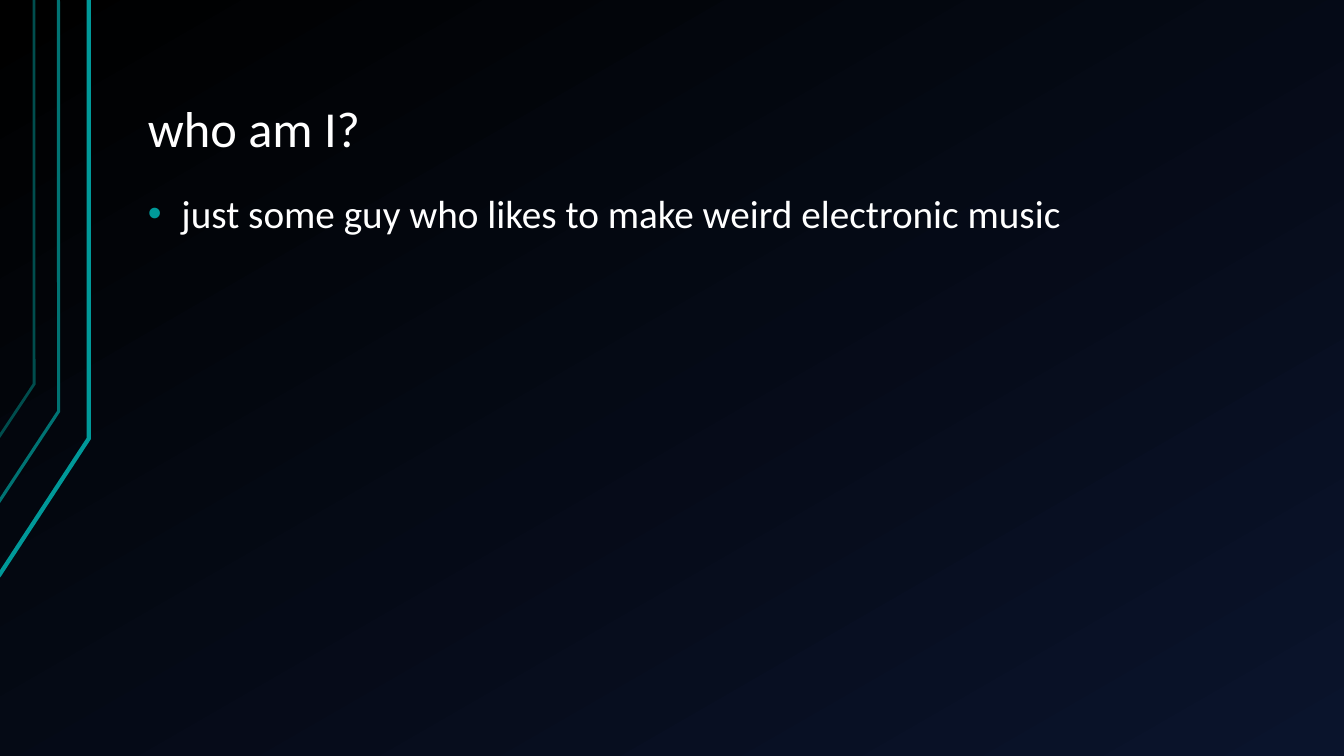
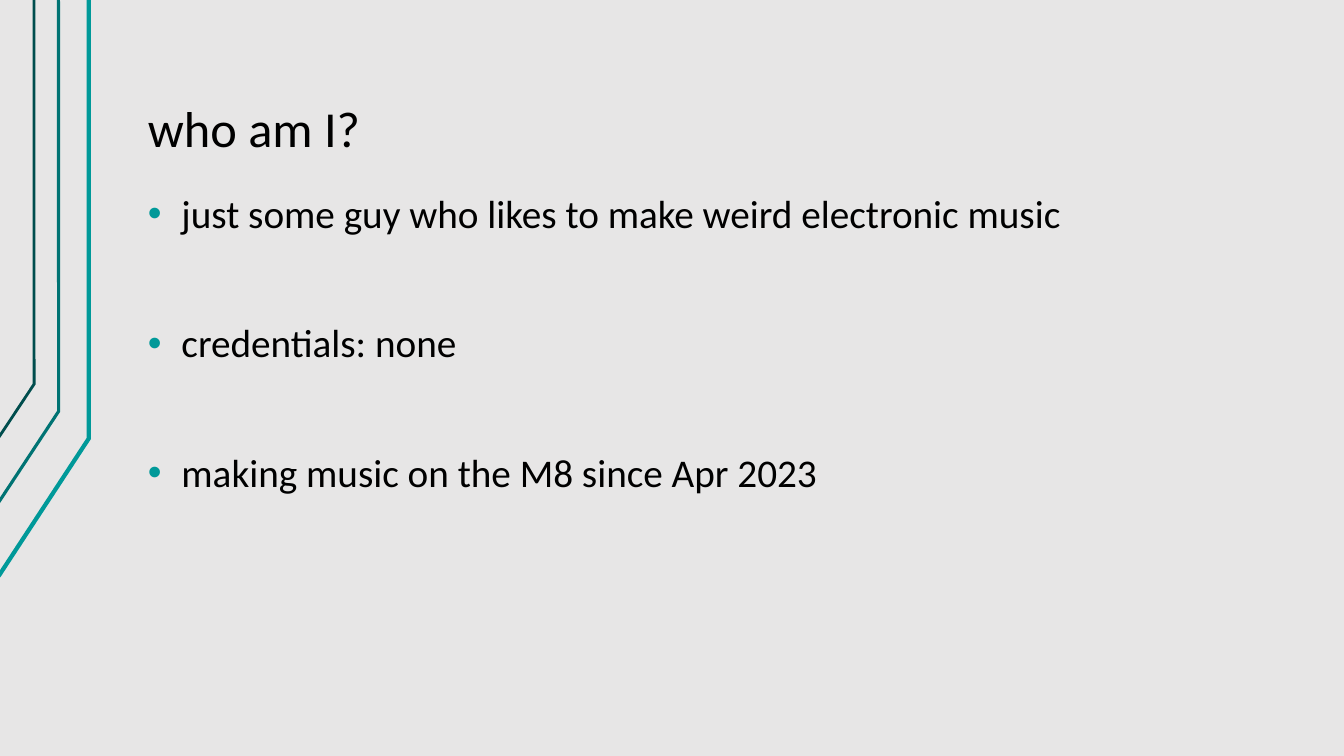
Before and after one commit to jegasus/m8-tracker-workshop, a slide deck: slide 2 of slides_v1.odp. Drawn at 1344x756 pixels with LibreOffice and Linux fonts; fonts in the diff are those of the drawing. Boxes give left, top, right and bottom in pixels: in the first picture for what was removed or moved away, otherwise in the second. Text is boxed around its words. In the diff, an @@ line names an element or a change of style, - is before the commit and + after.

```diff
--- a/slides_v1.odp
+++ b/slides_v1.odp
@@ background gradient #000000 to #0A142C to #E7E6E6 @@
@@ title "who am I?" at [148,112,360,148]: text colour #FFFFFF to #000000 @@
@@ text at [181,200,1061,235]: text colour #FFFFFF to #000000 in "just some guy who likes to make ..." @@
@@ text at [181,329,816,494]: paragraphs added @@
+• credentials: none
+• making music on the M8 since Apr 2023
```
Also in this commit, not shown: 29 other slides changed, 6 slides added.
